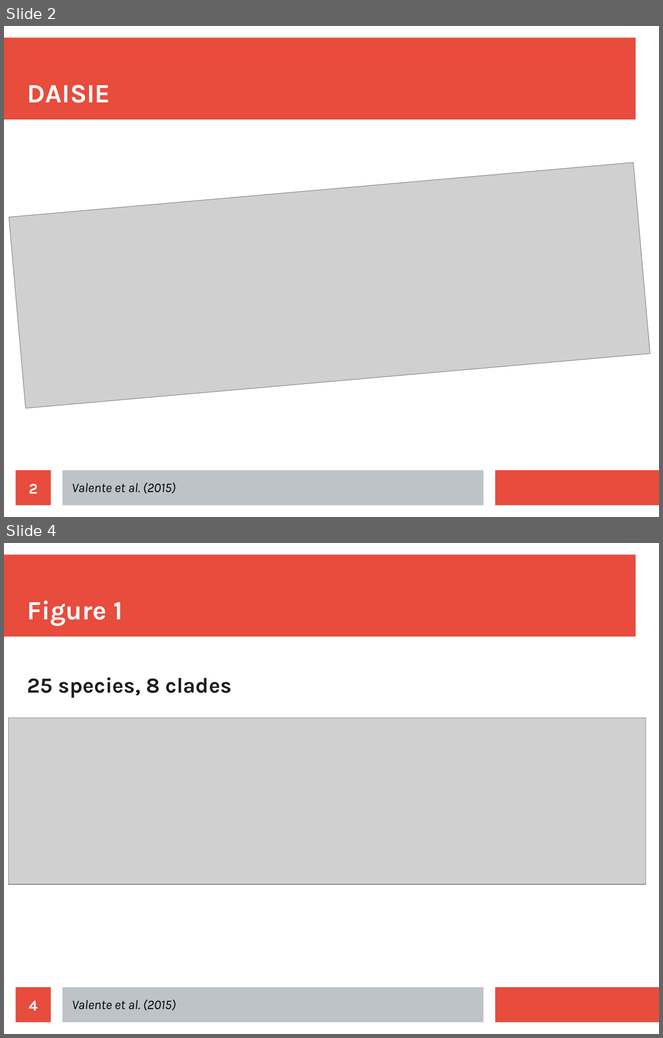
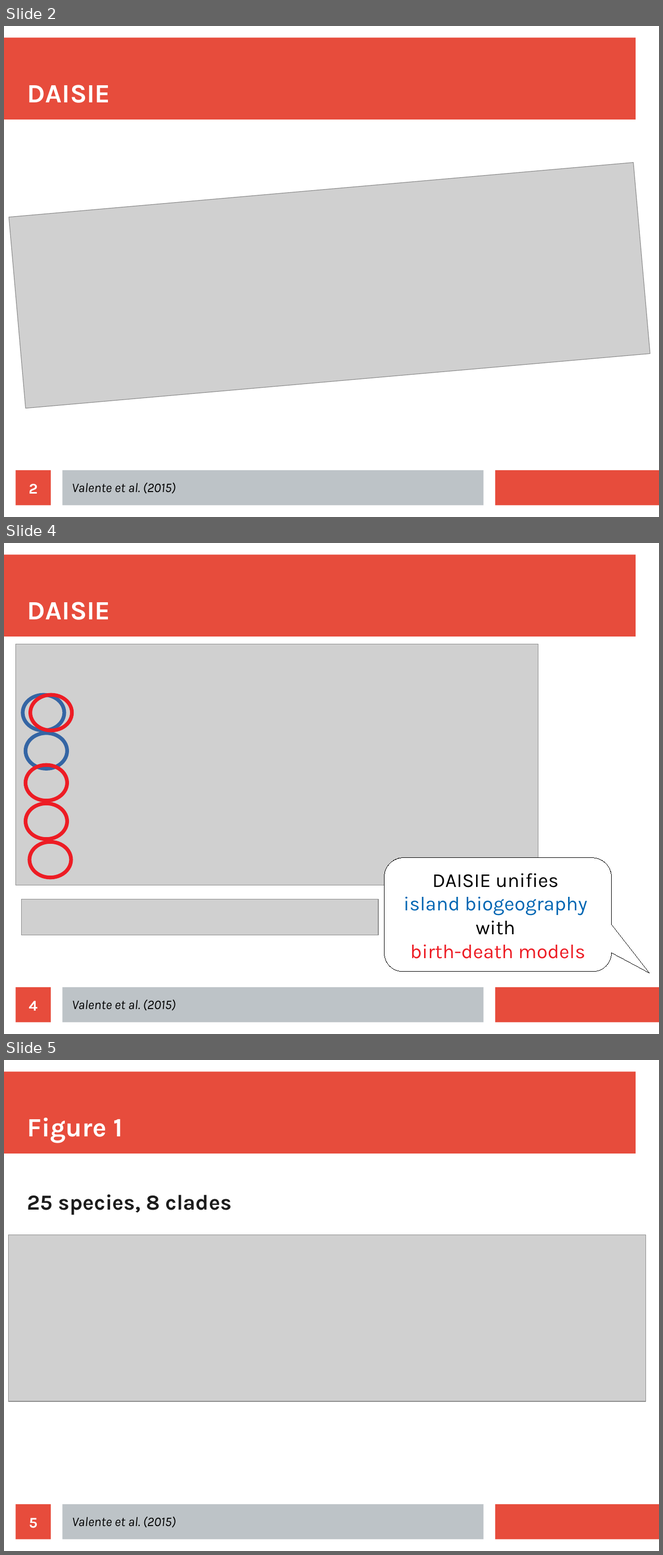
Before and after one commit to richelbilderbeek/Science, a slide deck: Bilderbeek20180622/Bilderbeek20180622.odp. Shown one above the other, each under a label of ours: slides 2 and 4 before the commit, slides 2, 4 and 5 after it; the slides between them are not shown. The pictures are 663x1038 and 663x1555 pixels, drawn with LibreOffice and Linux fonts; fonts in the diff are those of the drawing; grey boxes stand for pictures. Boxes give left, top, right and bottom in pixels: in the first picture for what was removed or moved away, otherwise in the second. Text is boxed around its words. In the diff, an @@ line names an element or a change of style, - is before the commit and + after.

```diff
--- a/Bilderbeek20180622/Bilderbeek20180622.odp
+++ b/Bilderbeek20180622/Bilderbeek20180622.odp
@@ slide 4 added at (4, 543, 659, 1034), background #FFFFFF; not listed: 3 template elements that a slide beside it also shows @@
@@ title added at (27, 602, 111, 620), 32 pt, text #FFFFFF, bold @@
+DAISIE
@@ picture added at (16, 644, 539, 886) @@
@@ ellipse added at (22, 695, 64, 731), outline #3465A4 4.51 pt @@
@@ ellipse added at (30, 695, 72, 731), outline #ED1C24 4.51 pt @@
@@ ellipse added at (25, 733, 67, 769), outline #3465A4 4.51 pt @@
@@ ellipse added at (25, 766, 67, 801), outline #ED1C24 4.51 pt @@
@@ ellipse added at (25, 804, 67, 840), outline #ED1C24 4.51 pt @@
@@ ellipse added at (29, 842, 71, 878), outline #ED1C24 4.51 pt @@
@@ rounded speech box added at (385, 858, 612, 973), fill #FFFFFF, outline #000000 0 pt, 24 pt, text #0066B3 @@
+DAISIE unifies
+island biogeography
+with
+birth-death models
@@ picture added at (21, 900, 378, 936) @@
@@ page number added at (16, 988, 51, 1023), fill #E74C3C, 18 pt, text #FFFFFF, bold @@
+4
@@ text added at (72, 1000, 176, 1011), 16 pt, text #000000, italic @@
+Valente et al. (2015)
@@ what was slide 4 is now slide 5 @@
@@ page number at (29, 1518, 38, 1529): text changed @@
-4
+5
```
Also in this commit, not shown: 2 slides changed, 3 other files.
